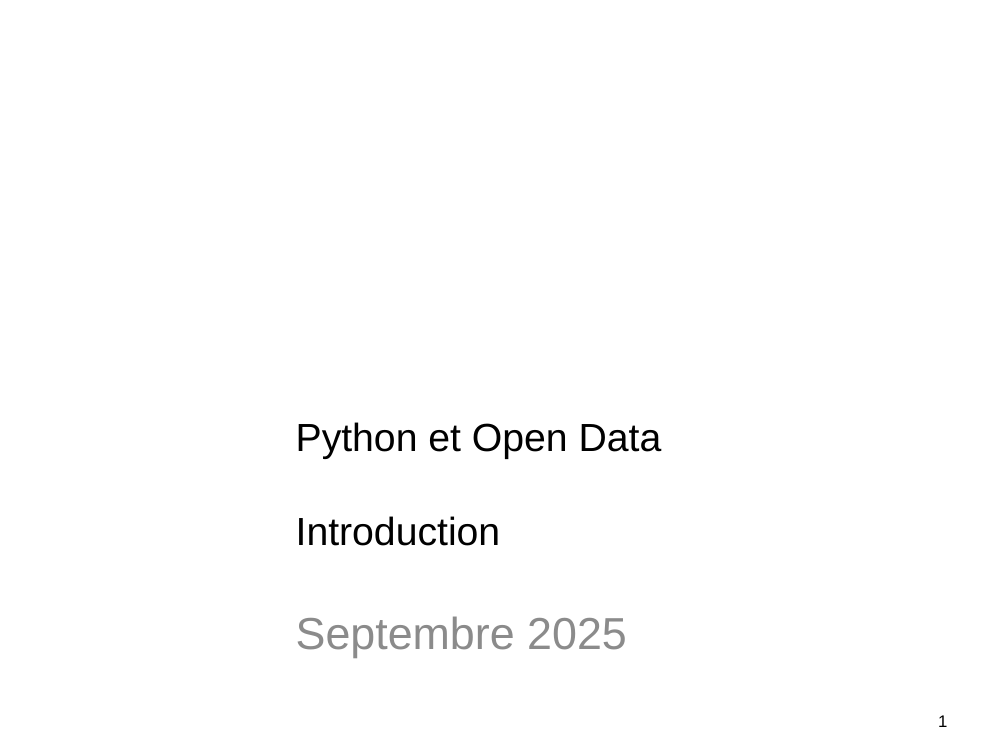
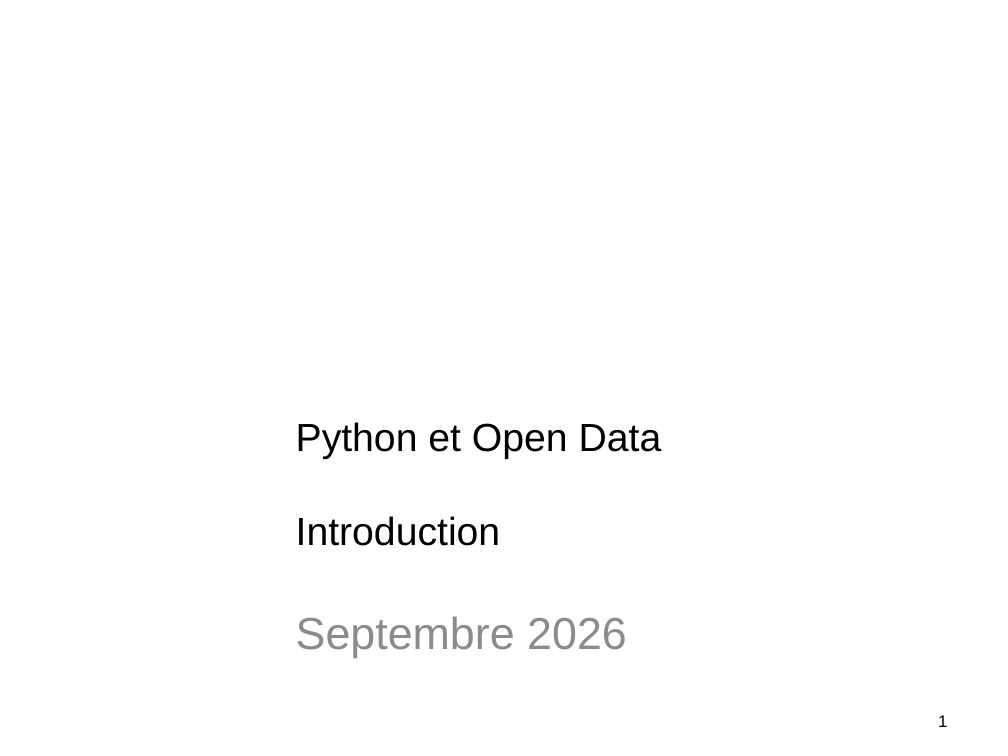
Before and after one commit to alemaitr/python_opendata_l2, a slide deck: slide 1 of coursIntro.pptx. Drawn at 1008x756 pixels with LibreOffice and Linux fonts; fonts in the diff are those of the drawing; background and template pictures are left out. Boxes give left, top, right and bottom in pixels: in the first picture for what was removed or moved away, otherwise in the second. Text is boxed around its words. In the diff, an @@ line names an element or a change of style, - is before the commit and + after.

Commit message:
cours d'intro

```diff
--- a/coursIntro.pptx
+++ b/coursIntro.pptx
@@ subtitle at (296, 616, 627, 658): text changed @@
-Septembre 2025
+Septembre 2026
```
Also in this commit, not shown: 1 other slide changed, 1 other file.
